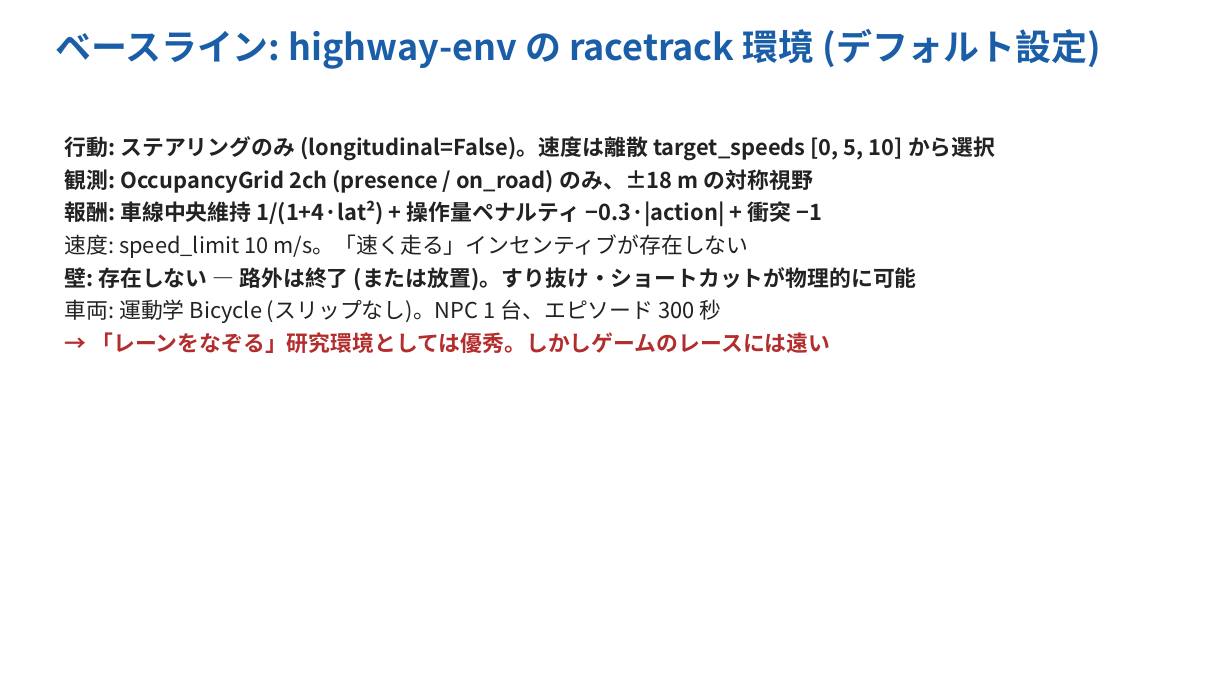
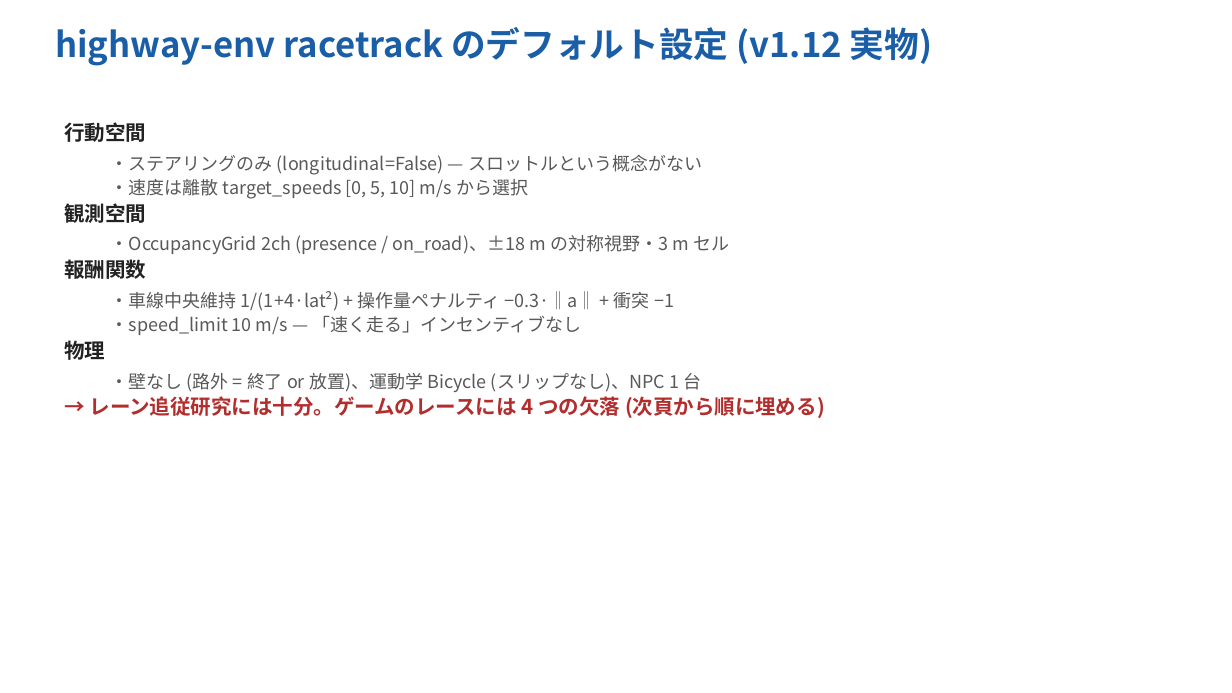
Before and after one commit to Evergarden0101/CircuitAgents, a slide deck: slide 7 of docs/CircuitAgents_intro_ja.pptx (slide 6 before the commit). Drawn at 1232x693 pixels with LibreOffice and Linux fonts; fonts in the diff are those of the drawing. Boxes give left, top, right and bottom in pixels: in the first picture for what was removed or moved away, otherwise in the second. Text is boxed around its words. In the diff, an @@ line names an element or a change of style, - is before the commit and + after.

```diff
--- a/docs/CircuitAgents_intro_ja.pptx
+++ b/docs/CircuitAgents_intro_ja.pptx
@@ text at (55,27,932,66): text changed; size 28 to 27 pt @@
-ベースライン: highway-env の racetrack 環境 (デフォルト設定)
+highway-env racetrack のデフォルト設定 (v1.12 実物)
@@ text at (64,122,825,418): text changed; size 17 to 14 pt; text colour #222222 to #595959; bold off @@
-行動: ステアリングのみ (longitudinal=False)。速度は離散 target_speeds [0, 5, 10] から選択
-観測: OccupancyGrid 2ch (presence / on_road) のみ、±18 m の対称視野
-報酬: 車線中央維持 1/(1+4·lat²) + 操作量ペナルティ −0.3·|action| + 衝突 −1
-速度: speed_limit 10 m/s。「速く走る」インセンティブが存在しない
-壁: 存在しない — 路外は終了 (または放置)。すり抜け・ショートカットが物理的に可能
-車両: 運動学 Bicycle (スリップなし)。NPC 1 台、エピソード 300 秒
-→ 「レーンをなぞる」研究環境としては優秀。しかしゲームのレースには遠い
+行動空間
+  ・ステアリングのみ (longitudinal=False) — スロットルという概念がない
+  ・速度は離散 target_speeds [0, 5, 10] m/s から選択
+観測空間
+  ・OccupancyGrid 2ch (presence / on_road)、±18 m の対称視野・3 m セル
+報酬関数
+  ・車線中央維持 1/(1+4·lat²) + 操作量ペナルティ −0.3·‖a‖ + 衝突 −1
+  ・speed_limit 10 m/s — 「速く走る」インセンティブなし
+物理
+  ・壁なし (路外 = 終了 or 放置)、運動学 Bicycle (スリップなし)、NPC 1 台
+→ レーン追従研究には十分。ゲームのレースには 4 つの欠落 (次頁から順に埋める)
```
Also in this commit, not shown: 16 other slides changed, 2 slides added, 3 slides removed, 3 other files.
